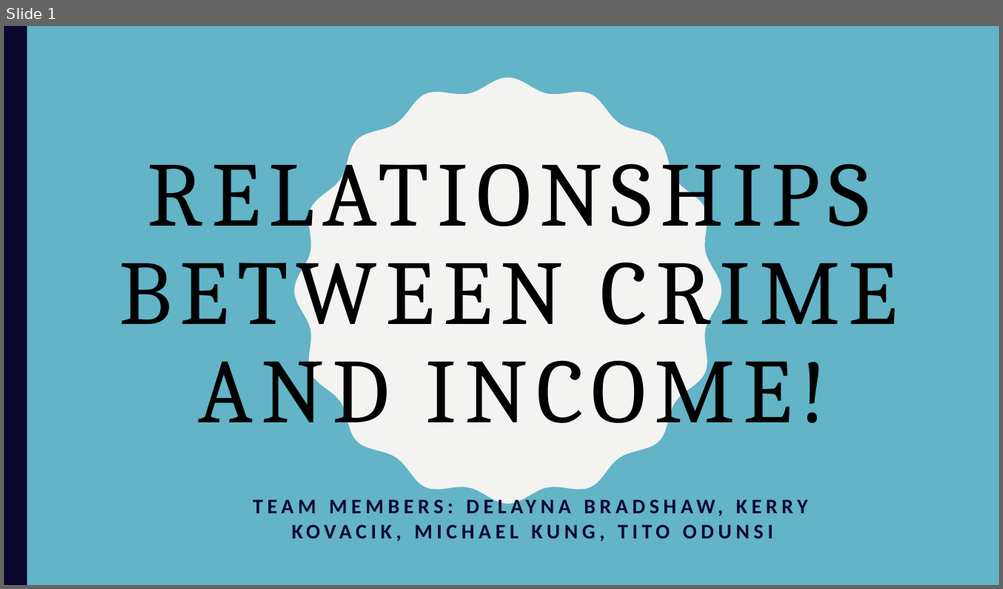
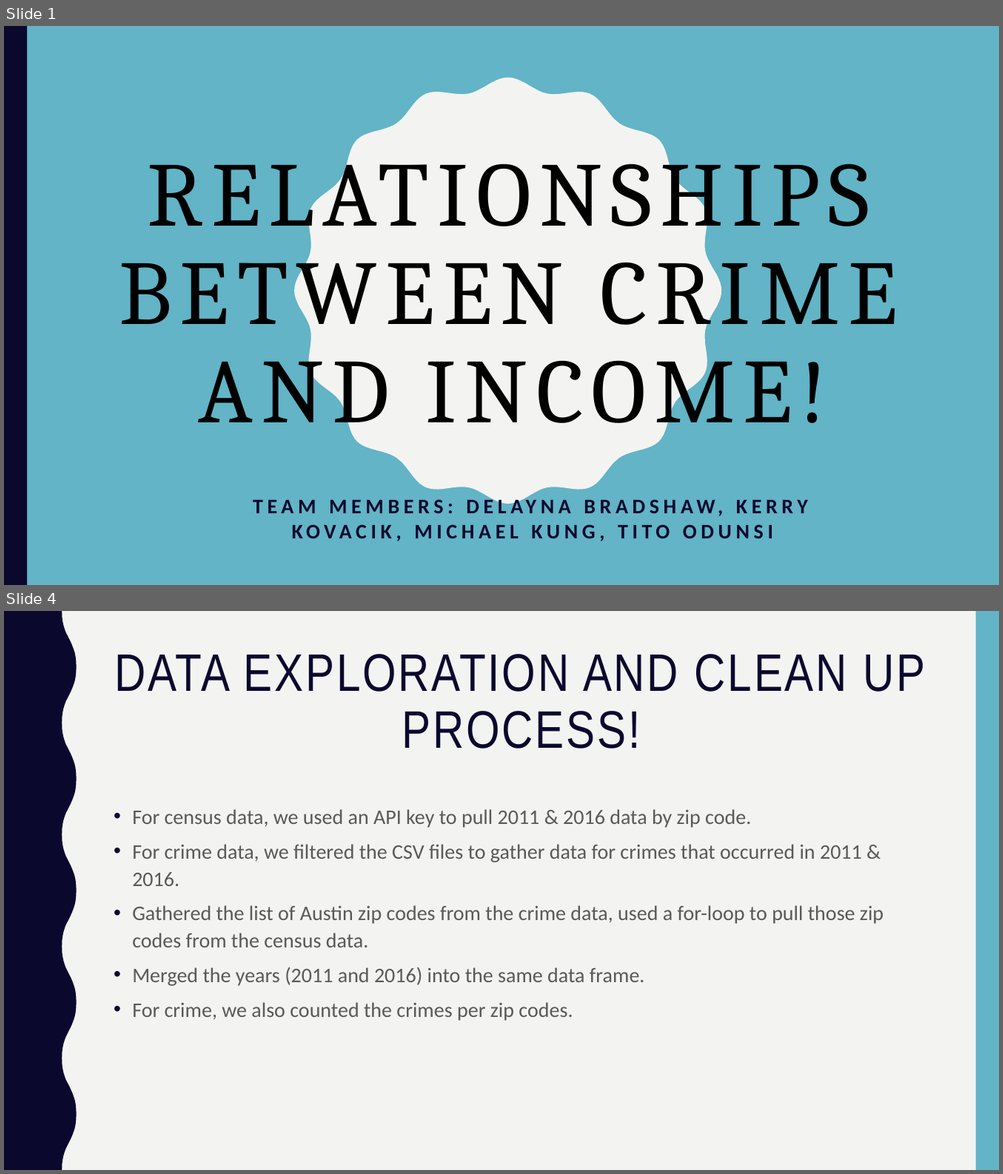
Before and after one commit to Kerrykova/Project1, a slide deck: Presentation/Presentation Final.pptx. Shown one above the other, each under a label of ours: slide 1 before the commit, slides 1 and 4 after it; the slides between them are not shown. The pictures are 1003x589 and 1003x1174 pixels, drawn with LibreOffice and Linux fonts; fonts in the diff are those of the drawing. Boxes give left, top, right and bottom in pixels: in the first picture for what was removed or moved away, otherwise in the second. Text is boxed around its words. In the diff, an @@ line names an element or a change of style, - is before the commit and + after.

```diff
--- a/Presentation/Presentation Final.pptx
+++ b/Presentation/Presentation Final.pptx
@@ slide 4 added at (x1=4, y1=611, x2=999, y2=1170), background #F3F3F2 @@
@@ freeform shape added at (x1=4, y1=611, x2=77, y2=1170), fill #0B082E @@
@@ rectangle added at (x1=976, y1=611, x2=999, y2=1170), fill #62B4C6 @@
@@ title added at (x1=114, y1=654, x2=925, y2=749), 51 pt, text #0B082E @@
+DATA EXPLORATION AND CLEAN UP PROCESS!
@@ text added at (x1=132, y1=809, x2=883, y2=1021), 20 pt, text #595959 @@
+• For census data, we used an API key to pull 2011 & 2016 data by zip code.
+• For crime data, we filtered the CSV files to gather data for crimes that occurred in 2011 & 2016.
+• Gathered the list of Austin zip codes from the crime data, used a for-loop to pull those zip codes from the census data.
+• Merged the years (2011 and 2016) into the same data frame.
+• For crime, we also counted the crimes per zip codes.
```
Also in this commit, not shown: 8 slides changed.
